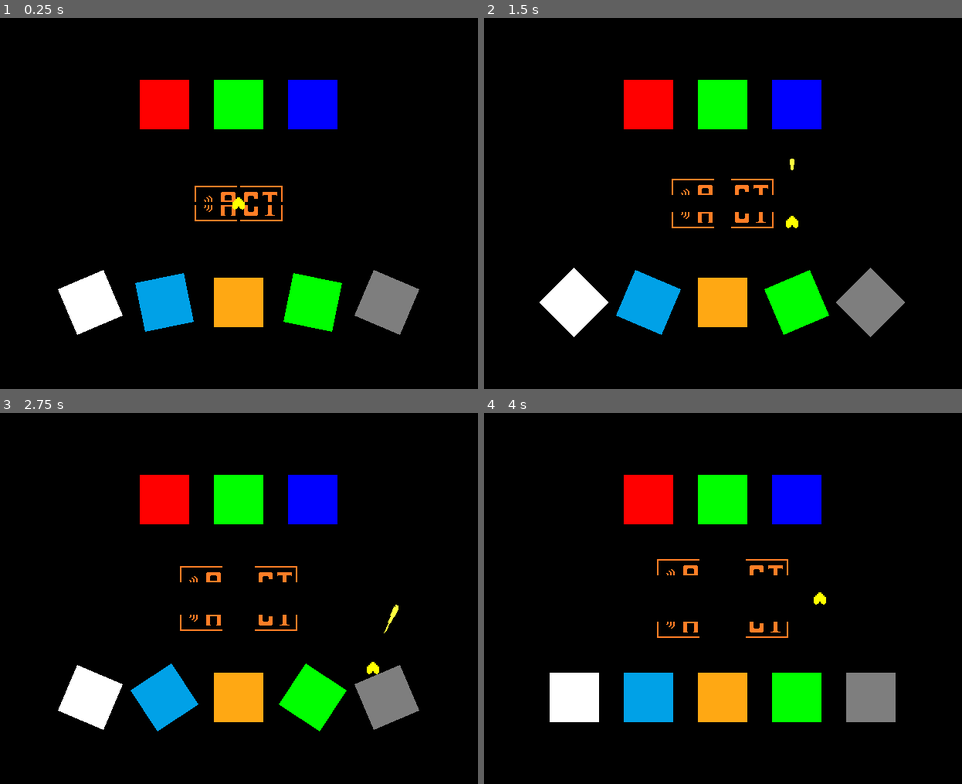
Above: before the commit, frames 1-4 (two rows, left to right).
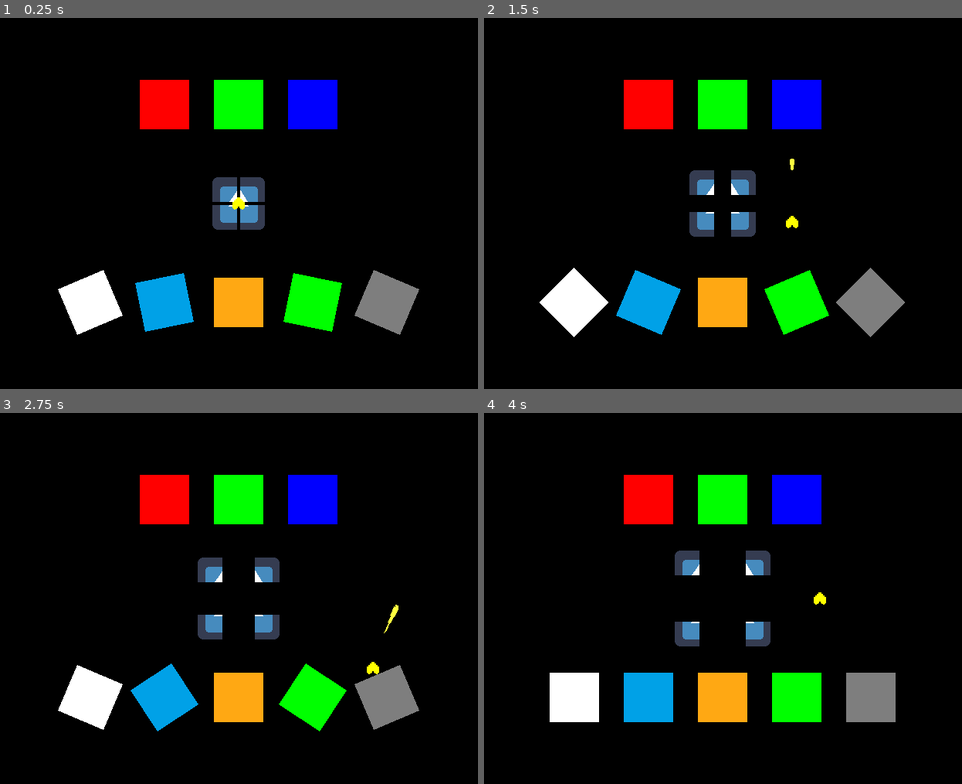
Above: after the commit, the same moments.

Repository: inokoorii/endless-mettaton-godot-3
Game: Godot game, scene res://src/scenes/core/main_scene.tscn
Two runs of this game, one before a commit and one after it. Both use one fixed random seed, a clock stepped at 60 frames per second and the inputs below. The engine's default icon, where the game draws it, is replaced by a stand-in: a white triangle on a blue panel in a dark square.
Inputs:
- Up to frame 1 (0.25 s): no input
- Up to frame 2 (1.5 s): hold Right (move_right) 0.53-1.28 s; tap Z (action_confirm) at 0.6, 1.35 s; hold Down (move_down) from 1.28 s (still down)
- Up to frame 3 (2.75 s): release Down (move_down) at 2.03 s; hold Right (move_right) from 2.03 s (still down); tap Z (action_confirm) at 2.1 s
- Up to frame 4 (4 s): release Right (move_right) at 2.78 s; hold Up (move_up) 2.78-3.53 s; tap Z (action_confirm) at 2.85, 3.6 s; hold Left (move_left) from 3.53 s (still down)

The runs differ from the first frame. In frame 1, 1.5% of the frame differs, in the area x 40-60%, y 42-58%; in frame 2, 1.6%, in the area x 39-61%, y 41-59%; in frame 3, 1.6%; in frame 4, 1.6%.

Commit message:
Refactor `SlicedSprite`
Re-wrote `is_instance_valid()` to be shorter
Methods `_update_sprite_regions()` and `_update_sprite_transforms()` no longer connect to the class' `texture_changed` signal.

Diff:
--- a/src/scenes/battle/battle.tscn
+++ b/src/scenes/battle/battle.tscn
@@ -5,7 +5,7 @@
 [ext_resource path="res://src/scripts/battle/player/player_heart_bullet_detector.gd" type="Script" id=3]
 [ext_resource path="res://src/scripts/battle/enemy_bullets/enemy_bullet.gd" type="Script" id=4]
 [ext_resource path="res://src/scenes/misc/sliced_sprite.tscn" type="PackedScene" id=5]
-[ext_resource path="res://assets/sprites/battle/ui/button_act/ui_button_act_0.png" type="Texture" id=6]
+[ext_resource path="res://icon.png" type="Texture" id=6]
 
 [sub_resource type="RectangleShape2D" id=1]
 extents = Vector2( 64, 64 )
--- a/src/scripts/battle/player/player_heart_bullet_deflected.gd
+++ b/src/scripts/battle/player/player_heart_bullet_deflected.gd
@@ -26,7 +26,7 @@
 	add_to_group("BattlePlayerHeartBulletDeflecteds", true)
 
 	if is_instance_valid(visibility_notifier_2d):
-		visibility_notifier_2d.connect( "screen_exited", self, "_handle_cleanup")
+		visibility_notifier_2d.connect("screen_exited", self, "_handle_cleanup")
 
 	if not Engine.editor_hint:
 		_setup_movement_direction()
--- a/src/scripts/misc/sliced_sprite.gd
+++ b/src/scripts/misc/sliced_sprite.gd
@@ -37,9 +37,6 @@
 
 # GODOT OVERRIDEN BUILT-IN VIRTUAL FUNCTIONS
 func _ready() -> void:
-	connect("texture_changed", self, "_update_sprite_regions")
-	connect("texture_changed", self, "_update_sprite_transforms")
-
 	_update_sprite_textures()
 	_update_sprite_normal_maps()
 	_update_sprite_offsets()
@@ -49,71 +46,64 @@
 
 # CLASS PRIVATE FUNCTIONS
 func _update_sprite_textures() -> void:
-	if top_left or is_instance_valid(top_left):
+	if is_instance_valid(top_left):
 		top_left.texture = texture
-	if top_right or is_instance_valid(top_right):
+	if is_instance_valid(top_right):
 		top_right.texture = texture
-	if bottom_left or is_instance_valid(bottom_left):
+	if is_instance_valid(bottom_left):
 		bottom_left.texture = texture
-	if bottom_right or is_instance_valid(bottom_right):
+	if is_instance_valid(bottom_right):
 		bottom_right.texture = texture
 
 
 func _update_sprite_normal_maps() -> void:
-	if top_left or is_instance_valid(top_left):
+	if is_instance_valid(top_left):
 		top_left.normal_map = normal_map
-	if top_right or is_instance_valid(top_right):
+	if is_instance_valid(top_right):
 		top_right.normal_map = normal_map
-	if bottom_left or is_instance_valid(bottom_left):
+	if is_instance_valid(bottom_left):
 		bottom_left.normal_map = normal_map
-	if bottom_right or is_instance_valid(bottom_right):
+	if is_instance_valid(bottom_right):
 		bottom_right.normal_map = normal_map
 
 
 func _update_sprite_offsets() -> void:
-	if top_left or is_instance_valid(top_left):
+	if is_instance_valid(top_left):
 		top_left.offset = offset
-	if top_right or is_instance_valid(top_right):
+		top_left.flip_h = flip_h
+		top_left.flip_v = flip_v
+
+	if is_instance_valid(top_right):
 		top_right.offset = offset
-	if bottom_left or is_instance_valid(bottom_left):
+		top_right.flip_h = flip_h
+		top_right.flip_v = flip_v
+
+	if is_instance_valid(bottom_left):
 		bottom_left.offset = offset
-	if bottom_right or is_instance_valid(bottom_right):
+		bottom_left.flip_h = flip_h
+		bottom_left.flip_v = flip_v
+
+	if is_instance_valid(bottom_right):
 		bottom_right.offset = offset
-
-	if top_left or is_instance_valid(top_left):
-		top_left.flip_h = flip_h
-	if top_right or is_instance_valid(top_right):
-		top_right.flip_h = flip_h
-	if bottom_left or is_instance_valid(bottom_left):
-		bottom_left.flip_h = flip_h
-	if bottom_right or is_instance_valid(bottom_right):
 		bottom_right.flip_h = flip_h
-
-	if top_left or is_instance_valid(top_left):
-		top_left.flip_v = flip_v
-	if top_right or is_instance_valid(top_right):
-		top_right.flip_v = flip_v
-	if bottom_left or is_instance_valid(bottom_left):
-		bottom_left.flip_v = flip_v
-	if bottom_right or is_instance_valid(bottom_right):
 		bottom_right.flip_v = flip_v
 
 
 func _update_sprite_regions() -> void:
 	if not texture:
-		if top_left or is_instance_valid(top_left):
+		if  is_instance_valid(top_left):
 			top_left.region_rect.size = Vector2.ZERO
 			top_left.region_rect.position = Vector2.ZERO
 
-		if top_right or is_instance_valid(top_right):
+		if is_instance_valid(top_right):
 			top_right.region_rect.size = Vector2.ZERO
 			top_right.region_rect.position = Vector2.ZERO
 
-		if bottom_left or is_instance_valid(bottom_left):
+		if is_instance_valid(bottom_left):
 			bottom_left.region_rect.size = Vector2.ZERO
 			bottom_left.region_rect.position = Vector2.ZERO
 
-		if bottom_right or is_instance_valid(bottom_right):
+		if is_instance_valid(bottom_right):
 			bottom_right.region_rect.size = Vector2.ZERO
 			bottom_right.region_rect.position = Vector2.ZERO
 
@@ -121,7 +111,7 @@
 		var texture_width: int = (texture.get_width() / 2.0) as int
 		var texture_height: int = (texture.get_height() / 2.0) as int
 
-		if top_left or is_instance_valid(top_left):
+		if is_instance_valid(top_left):
 			top_left.region_rect.size = Vector2(texture_width, texture_height)
 			top_left.region_rect.position = Vector2.ZERO
 
@@ -130,7 +120,7 @@
 			if flip_v:
 				top_left.region_rect.position.y = texture_height
 
-		if top_right or is_instance_valid(top_right):
+		if is_instance_valid(top_right):
 			top_right.region_rect.size = Vector2(texture_width, texture_height)
 			top_right.region_rect.position = Vector2(texture_width, 0.0)
 
@@ -139,7 +129,7 @@
 			if flip_v:
 				top_right.region_rect.position.y = texture_height
 
-		if bottom_left or is_instance_valid(bottom_left):
+		if is_instance_valid(bottom_left):
 			bottom_left.region_rect.size = Vector2(texture_width, texture_height)
 			bottom_left.region_rect.position = Vector2(0.0, texture_height)
 
@@ -148,7 +138,7 @@
 			if flip_v:
 				bottom_left.region_rect.position.y = 0
 
-		if bottom_right or is_instance_valid(bottom_right):
+		if is_instance_valid(bottom_right):
 			bottom_right.region_rect.size = Vector2(texture_width, texture_height)
 			bottom_right.region_rect.position = Vector2(texture_width, texture_height)
 
@@ -160,32 +150,32 @@
 
 func _update_sprite_transforms() -> void:
 	if not texture:
-		if top_left or is_instance_valid(top_left):
+		if is_instance_valid(top_left):
 			top_left.position = Vector2.ZERO
-		if top_right or is_instance_valid(top_right):
+		if is_instance_valid(top_right):
 			top_right.position = Vector2.ZERO
-		if bottom_left or is_instance_valid(bottom_left):
+		if is_instance_valid(bottom_left):
 			bottom_left.position = Vector2.ZERO
-		if bottom_right or is_instance_valid(bottom_right):
+		if is_instance_valid(bottom_right):
 			bottom_right.position = Vector2.ZERO
 
 	else:
 		var texture_width: float = texture.get_width() / 4.0
 		var texture_height: float = texture.get_height() / 4.0
 
-		if top_left or is_instance_valid(top_left):
+		if is_instance_valid(top_left):
 			top_left.position = Vector2(ceil(-texture_width), ceil(-texture_height))
 			top_left.position += Vector2(-spacing.x, -spacing.y)
 
-		if top_right or is_instance_valid(top_right):
+		if is_instance_valid(top_right):
 			top_right.position = Vector2(ceil(texture_width), ceil(-texture_height))
 			top_right.position += Vector2(+spacing.x, -spacing.y)
 
-		if bottom_left or is_instance_valid(bottom_left):
+		if is_instance_valid(bottom_left):
 			bottom_left.position = Vector2(ceil(-texture_width), ceil(texture_height))
 			bottom_left.position += Vector2(-spacing.x, +spacing.y)
 
-		if bottom_right or is_instance_valid(bottom_right):
+		if is_instance_valid(bottom_right):
 			bottom_right.position = Vector2(ceil(texture_width), ceil(texture_height))
 			bottom_right.position += Vector2(+spacing.x, +spacing.y)
 
@@ -193,8 +183,11 @@
 # CLASS SETTER FUNCTIONS
 func set_texture(value: Texture) -> void:
 	texture = value
+	emit_signal("texture_changed")
+
 	_update_sprite_textures()
-	emit_signal("texture_changed")
+	_update_sprite_regions()
+	_update_sprite_transforms()
 
 
 func set_normal_map(value: Texture) -> void:
